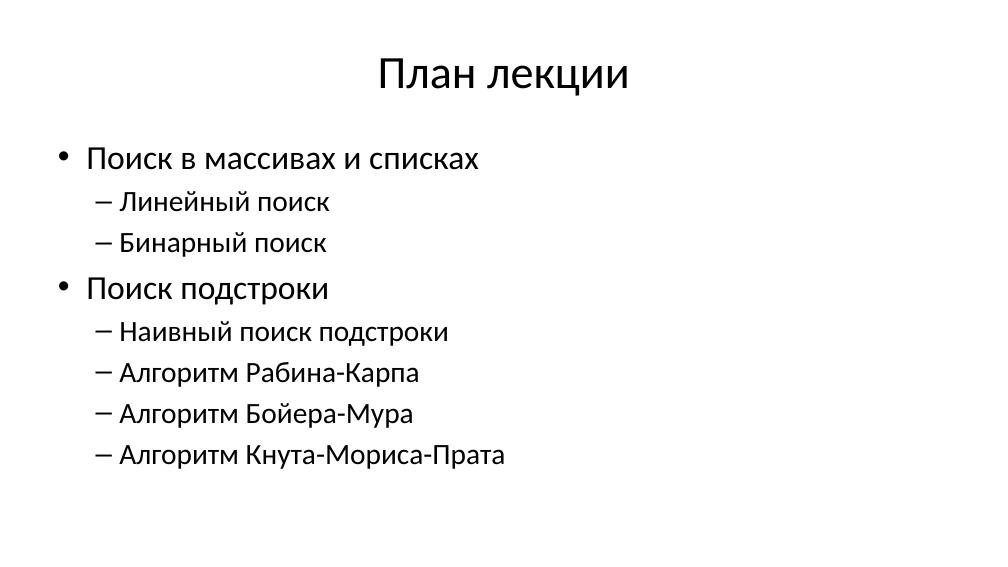
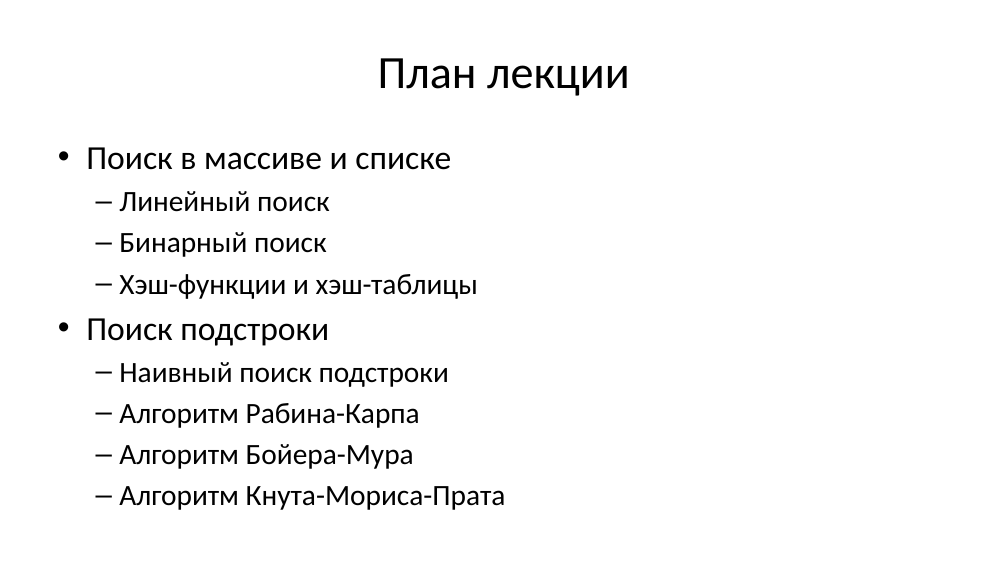
Before and after one commit to Evgueni-Petrov-aka-espetrov/Algorithms-and-Programming-in-C-pptx, a slide deck: slide 2 of 12 Алгоритмы поиска.pptx. Drawn at 1008x567 pixels with LibreOffice and Linux fonts; fonts in the diff are those of the drawing. Boxes give left, top, right and bottom in pixels: in the first picture for what was removed or moved away, otherwise in the second. Text is boxed around its words. In the diff, an @@ line names an element or a change of style, - is before the commit and + after.

Commit message:
исправил анимацию; добавил про хэш-таблицы

```diff
--- a/12 Алгоритмы поиска.pptx
+++ b/12 Алгоритмы поиска.pptx
@@ text at (86, 147, 451, 170): text changed @@
-• Поиск в массивах и списках
+• Поиск в массиве и списке
@@ text at (119, 274, 478, 299): paragraph added @@
+  – Хэш-функции и хэш-таблицы
```
Also in this commit, not shown: 19 other slides changed, 11 slides added, 3 slides removed.
